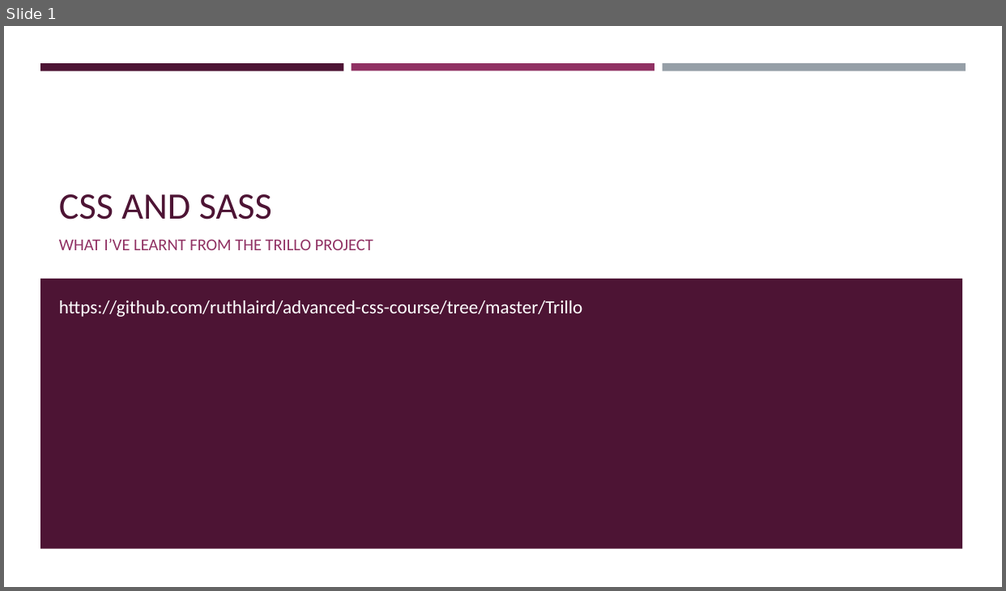
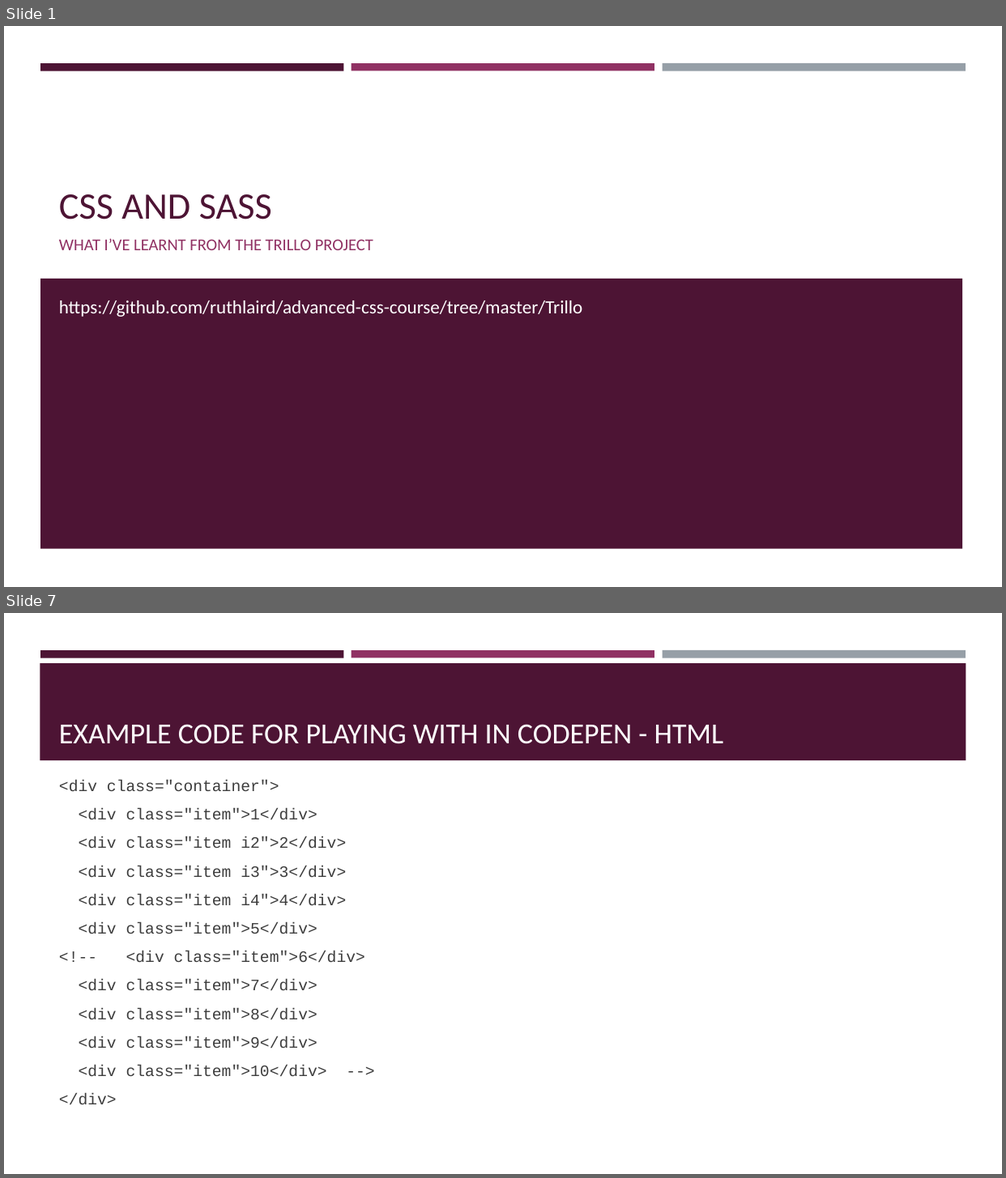
Before and after one commit to ruthlaird/advanced-css-course, a slide deck: Trillo/presentation/Trillo project - what I learnt.pptx. Shown one above the other, each under a label of ours: slide 1 before the commit, slides 1 and 7 after it; the slides between them are not shown. The pictures are 1006x591 and 1006x1178 pixels, drawn with LibreOffice and Linux fonts; fonts in the diff are those of the drawing. Boxes give left, top, right and bottom in pixels: in the first picture for what was removed or moved away, otherwise in the second. Text is boxed around its words. In the diff, an @@ line names an element or a change of style, - is before the commit and + after.

```diff
--- a/Trillo/presentation/Trillo project - what I learnt.pptx
+++ b/Trillo/presentation/Trillo project - what I learnt.pptx
@@ slide 7 added at <box>4,613,1002,1174</box>, background #FFFFFF; not listed: 3 template elements that a slide beside it also shows @@
@@ rectangle added at <box>40,663,966,760</box>, fill #4D1434 @@
@@ title added at <box>59,724,724,744</box>, 28 pt, text #FFFFFF @@
+EXAMPLE CODE FOR PLAYING WITH IN CODEPEN - HTML
@@ text added at <box>79,808,365,1077</box>, 15.3 pt, text #3D3D3D @@
+<div class="container">
+<div class="item">1</div>
+<div class="item i2">2</div>
+<div class="item i3">3</div>
+<div class="item i4">4</div>
+<div class="item">5</div>
+<!-- <div class="item">6</div>
+<div class="item">7</div>
+<div class="item">8</div>
+<div class="item">9</div>
+<div class="item">10</div> -->
+</div>
```
Also in this commit, not shown: 16 other slides added, 8 other files.
